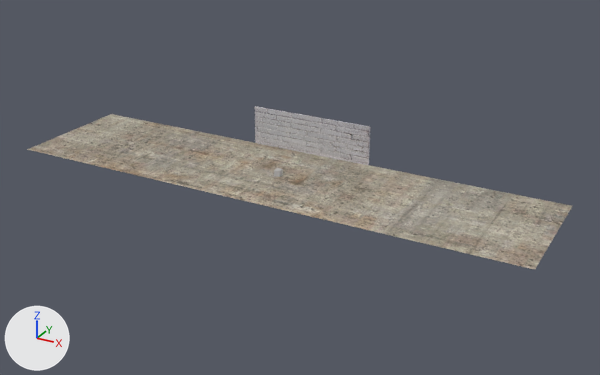
Two versions of the FBX model res/game.fbx, one commit apart.
Rendered twice from a 50 mm camera at (0.61, -1.039, 0.507) aimed at (0.039, -0.001, -0.012). Every picture has the same lights, and +X, +Y and +Z are marked at lower left. Where no turn or scale is listed for an object, it has been applied to the vertices.

Names of what the first picture shows: 'barrier', 'characterMesh', 'floor'.
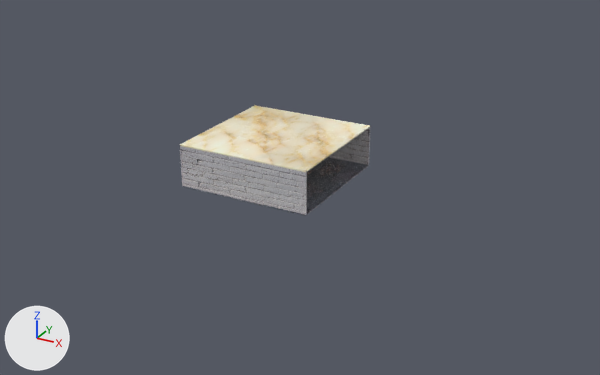
Changed parts and their boxes [x1, y1, x2, y2] in the pictures (600 x 375 px; the box of a moved part takes in the faces that stretch with it):
'floor', deleted
    before: [27, 114, 572, 270]
'testRoomRoof', added
    after: [180, 105, 370, 172]
'testRoomSouthWall', added
    after: [181, 146, 307, 215]
'testRoomNorthWall', added
    after: [328, 127, 370, 165]
'testRoomEastWall', added
    after: [180, 112, 242, 186]
part 1 of me_mesh_001, moved or reshaped
    before: [274, 168, 283, 177]
    after: [328, 127, 370, 165]
part 2 of me_mesh_002, moved or reshaped
    before: [255, 106, 370, 166]
    after: [181, 146, 307, 215]

The change, as a list of edits to the scene's bpy script:
```text
Change me_mesh_001:
    where me_mesh_001.from_pydata(...)  # 8 vertices, 6 faces; spans x -0.5..0.5, y -0.5..0.5, z -0.5..0.5
    used by ob_charactermesh; parent = ob_character; location = (0.0, 0.243, 0.0); scale = (0.983, 0.983, 0.983)
    me_mesh_001 part 1
    me_mesh_001.vertices[0].co: (-0.5, -0.5, 0.5) -> (0.107, 0.001, -0.034)
    me_mesh_001.vertices[1].co: (0.5, -0.5, 0.5) -> (-0.107, 0.001, -0.034)
    me_mesh_001.vertices[2].co: (-0.5, 0.5, 0.5) -> (0.107, 0.001, 0.034)
    me_mesh_001.vertices[3].co: (0.5, 0.5, 0.5) -> (-0.107, 0.001, 0.034)
    me_mesh_001.vertices[4].co: (-0.5, 0.5, -0.5) -> (0.107, -0.001, 0.034)
    me_mesh_001.vertices[5].co: (0.5, 0.5, -0.5) -> (-0.107, -0.001, 0.034)
    me_mesh_001.vertices[6].co: (-0.5, -0.5, -0.5) -> (0.107, -0.001, -0.034)
    me_mesh_001.vertices[7].co: (0.5, -0.5, -0.5) -> (-0.107, -0.001, -0.034)
Change me_mesh_002:
    where me_mesh_002.from_pydata(...)  # 8 vertices, 6 faces; spans x -0.5..0.5, y -0.5..0.5, z -0.5..0.5
    used by ob_barrier; location = (0.0, 0.106, 0.032); rotation_euler = (1.571, 0.0, -3.142), in degrees (90, 0, -180); scale = (0.214, 0.0672, 0.00156)
    me_mesh_002 part 2
    me_mesh_002.vertices[0].co: (-0.5, -0.5, 0.5) -> (-0.107, -0.001, -0.034)
    me_mesh_002.vertices[1].co: (0.5, -0.5, 0.5) -> (0.107, -0.001, -0.034)
    me_mesh_002.vertices[2].co: (-0.5, 0.5, 0.5) -> (-0.107, -0.001, 0.034)
    me_mesh_002.vertices[3].co: (0.5, 0.5, 0.5) -> (0.107, -0.001, 0.034)
    me_mesh_002.vertices[4].co: (-0.5, 0.5, -0.5) -> (-0.107, 0.001, 0.034)
    me_mesh_002.vertices[5].co: (0.5, 0.5, -0.5) -> (0.107, 0.001, 0.034)
    me_mesh_002.vertices[6].co: (-0.5, -0.5, -0.5) -> (-0.107, 0.001, -0.034)
    me_mesh_002.vertices[7].co: (0.5, -0.5, -0.5) -> (0.107, 0.001, -0.034)
Add me_mesh_003:
    me_mesh_003.from_pydata(...)  # a box spanning x -0.5..0.5, y -0.5..0.5, z -0.5..0.5
    me_mesh_003.materials.append(mat_concretefloor)  # picture img_concrete_dds
Remove ob_floor:
    ob_floor = bpy.data.objects.new('floor', me_mesh)
Change ob_barrier:
    ob_barrier: bpy.data.objects.new('barrier', me_mesh_002) -> bpy.data.objects.new('barrier', me_mesh_003)
Add ob_testroomeastwall:
    ob_testroomeastwall = bpy.data.objects.new('testRoomEastWall', me_mesh_005)  # a box spanning x -0.001..0.001, y -0.107..0.107, z -0.034..0.034; in mat_brickwall (picture img_brick_grey_dds)
    ob_testroomeastwall.location = (-0.106, 0.0, 0.034)
Add ob_testroomroof:
    ob_testroomroof = bpy.data.objects.new('testRoomRoof', me_mesh_004)  # a box spanning x -0.107..0.107, y -0.107..0.107, z -0.001..0.001; in mat_marbleroof (picture img_marble_dds)
    ob_testroomroof.location = (0.0, 0.0, 0.067)
Add ob_testroomsouthwall:
    ob_testroomsouthwall = bpy.data.objects.new('testRoomSouthWall', me_mesh_002)
    ob_testroomsouthwall.location = (0.0, -0.106, 0.034)
Add ob_testroomnorthwall:
    ob_testroomnorthwall = bpy.data.objects.new('testRoomNorthWall', me_mesh_001)
    ob_testroomnorthwall.location = (0.0, 0.106, 0.034)
```
